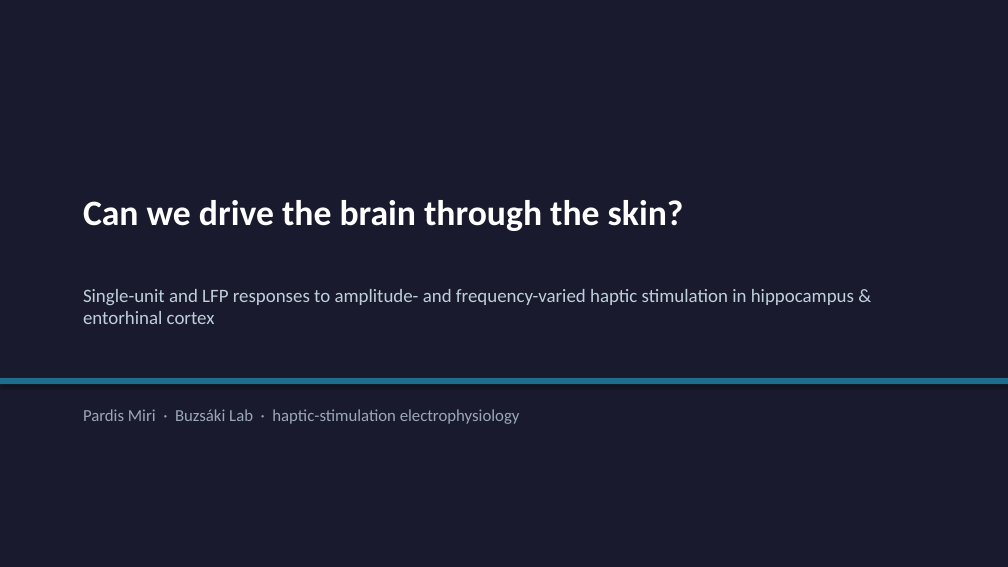
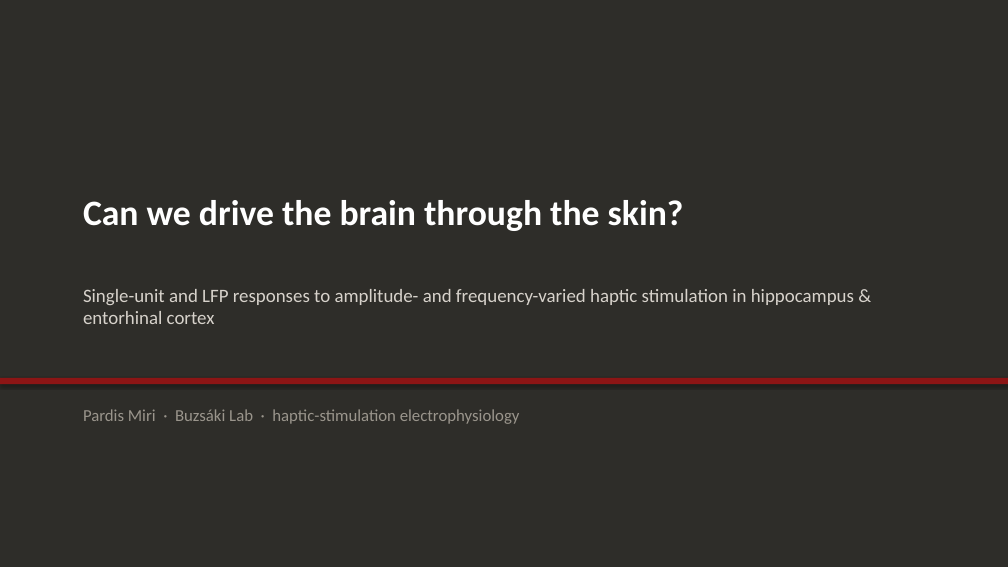
Before and after one commit to wehabit/hpaticmousebuzsakilab, a slide deck: slide 1 of presentation/haptic_brain_talk.pptx. Drawn at 1008x567 pixels with LibreOffice and Linux fonts; fonts in the diff are those of the drawing. Boxes give left, top, right and bottom in pixels: in the first picture for what was removed or moved away, otherwise in the second. Text is boxed around its words. In the diff, an @@ line names an element or a change of style, - is before the commit and + after.

```diff
--- a/presentation/haptic_brain_talk.pptx
+++ b/presentation/haptic_brain_talk.pptx
@@ rectangle at [0,0,1008,567]: fill #1A1A2E to #2E2D29 @@
@@ text "Single-unit and LFP responses to ..." at [83,289,854,324]: text colour #BFD0DA to #D7D2CB @@
@@ rectangle at [0,378,1008,384]: fill #1C6E8C to #8C1515 @@
@@ text "Pardis Miri · Buzsáki Lab ..." at [83,409,520,424]: text colour #9AA8B5 to #9A958C @@
```
Also in this commit, not shown: 25 other slides changed, 9 other files.
